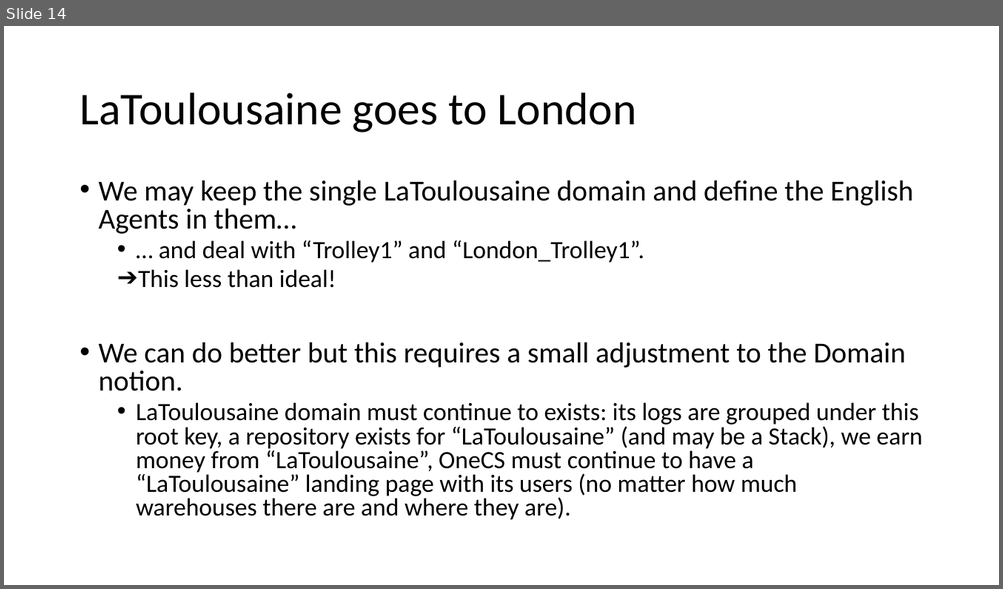
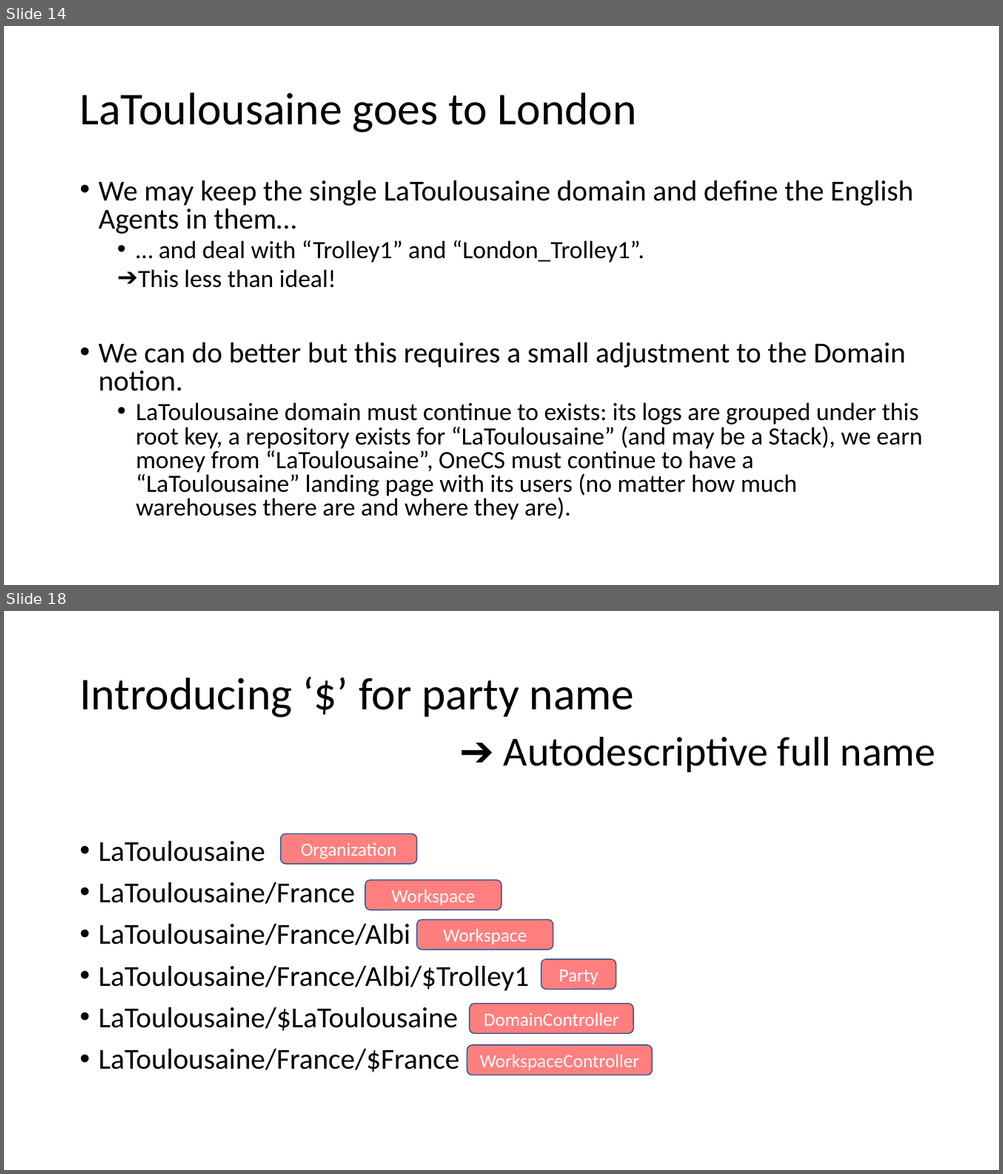
Before and after one commit to signature-opensource/CK-AppIdentity-Transport, a slide deck: Doc/CK-AppIdentity.pptx. Shown one above the other, each under a label of ours: slide 14 before the commit, slides 14 and 18 after it; the slides between them are not shown. The pictures are 1003x589 and 1003x1174 pixels, drawn with LibreOffice and Linux fonts; fonts in the diff are those of the drawing. Boxes give left, top, right and bottom in pixels: in the first picture for what was removed or moved away, otherwise in the second. Text is boxed around its words. In the diff, an @@ line names an element or a change of style, - is before the commit and + after.

```diff
--- a/Doc/CK-AppIdentity.pptx
+++ b/Doc/CK-AppIdentity.pptx
@@ slide 18 added at (4, 611, 999, 1170), background #FFFFFF @@
@@ title added at (79, 678, 634, 718), 44 pt, text #000000 @@
+Introducing ‘$’ for party name
@@ text added at (504, 737, 936, 772), 40 pt, text #000000 @@
+➔ Autodescriptive full name
@@ text added at (99, 840, 529, 1073), 28 pt, text #000000 @@
+• LaToulousaine
+• LaToulousaine/France
+• LaToulousaine/France/Albi
+• LaToulousaine/France/Albi/$Trolley1
+• LaToulousaine/$LaToulousaine
+• LaToulousaine/France/$France
@@ rounded rectangle added at (281, 834, 418, 864), fill #FF0000 at 50% opacity, outline #325491 1 pt, 18 pt, text #FFFFFF @@
+Organization
@@ rounded rectangle added at (365, 880, 502, 910), fill #FF0000 at 50% opacity, outline #325491 1 pt, 18 pt, text #FFFFFF @@
+Workspace
@@ rounded rectangle added at (417, 920, 553, 950), fill #FF0000 at 50% opacity, outline #325491 1 pt, 18 pt, text #FFFFFF @@
+Workspace
@@ rounded rectangle added at (541, 960, 616, 989), fill #FF0000 at 50% opacity, outline #325491 1 pt, 18 pt, text #FFFFFF @@
+Party
@@ rounded rectangle added at (469, 1004, 634, 1034), fill #FF0000 at 50% opacity, outline #325491 1 pt, 18 pt, text #FFFFFF @@
+DomainController
@@ rounded rectangle added at (466, 1045, 652, 1075), fill #FF0000 at 50% opacity, outline #325491 1 pt, 18 pt, text #FFFFFF @@
+WorkspaceController
```
Also in this commit, not shown: 14 slides changed, 1 other slide added, 19 other files.
